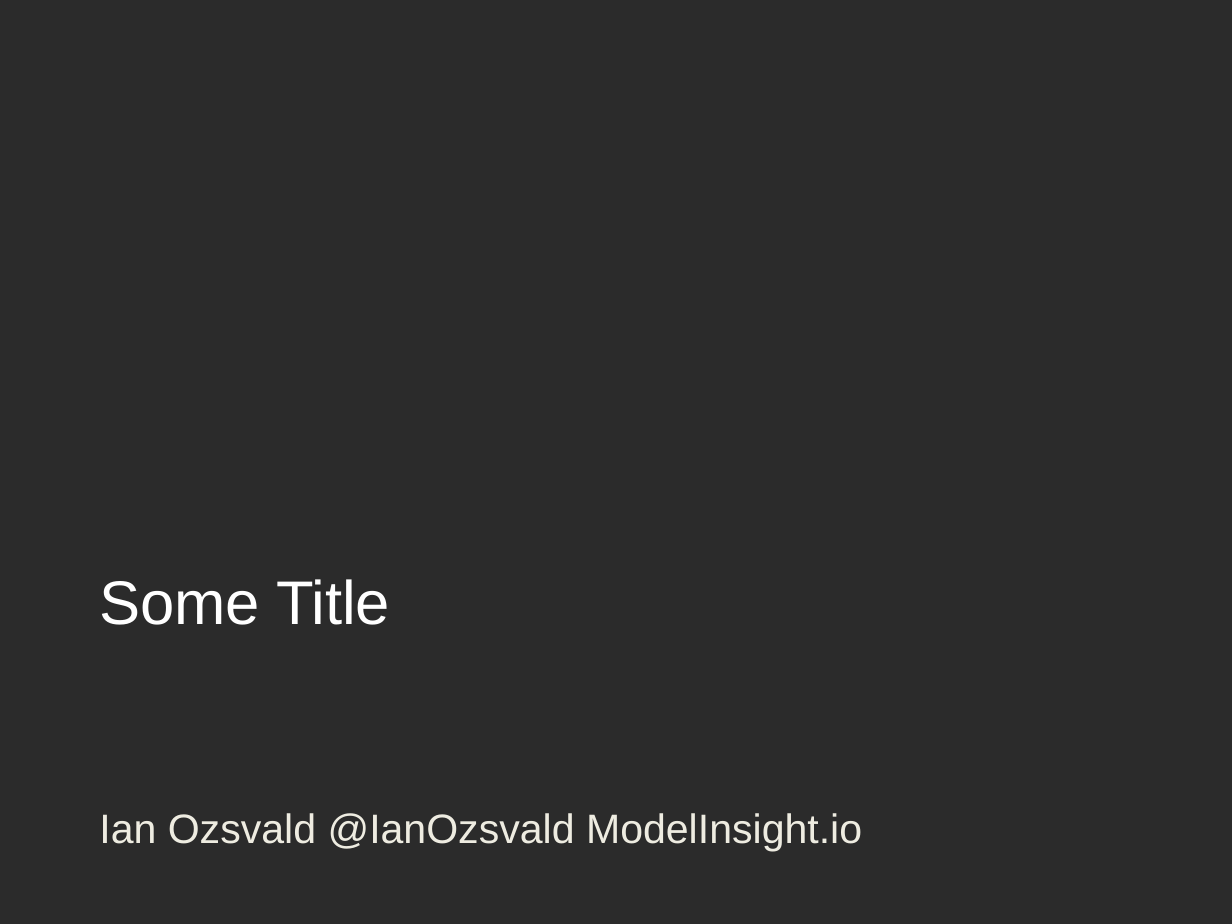
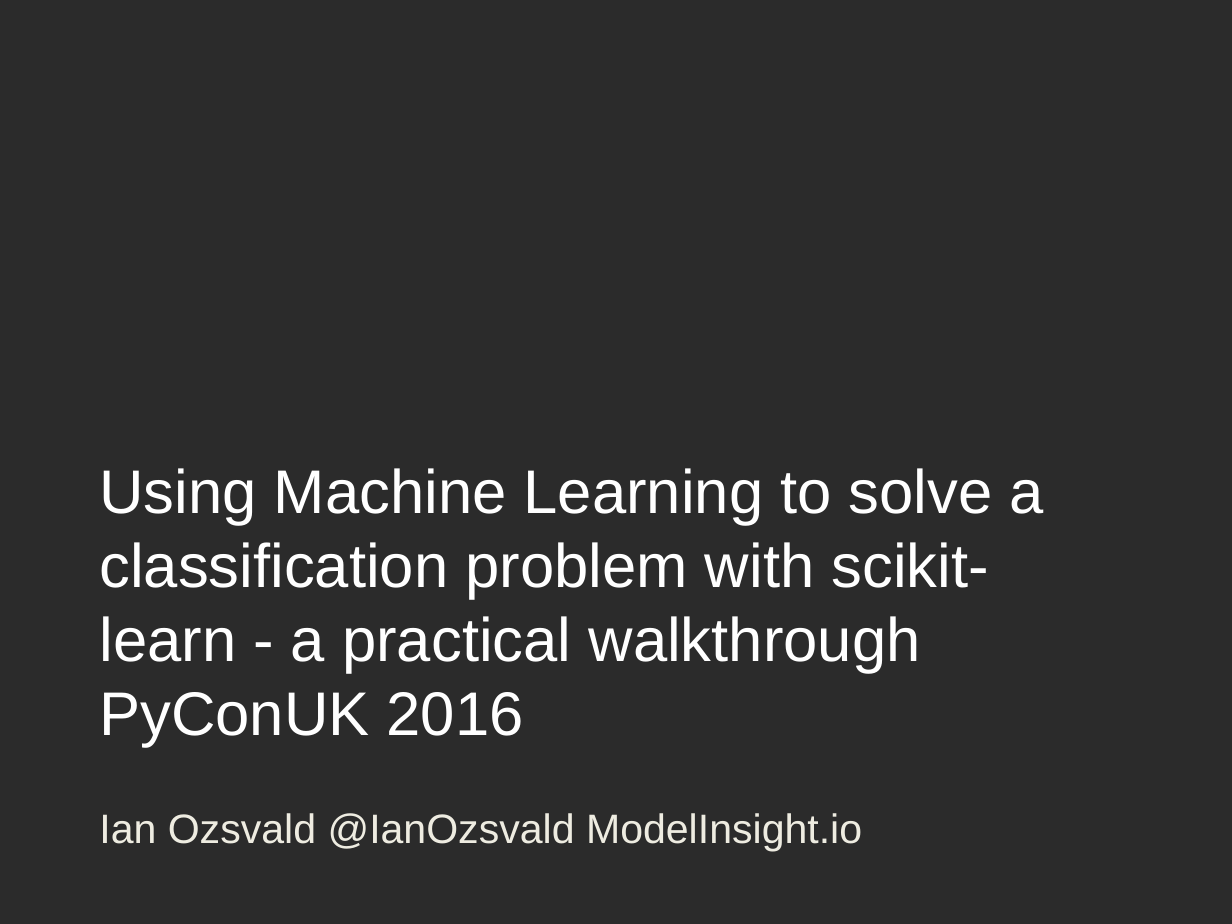
Before and after one commit to ianozsvald/pyconuk_using_sklearn_classification, a slide deck: slide 1 of PyConUK2016_ML_Ian.odp. Drawn at 1232x924 pixels with LibreOffice and Linux fonts; fonts in the diff are those of the drawing; background and template pictures are left out; a plain dark background stands for a picture behind light text. Boxes give left, top, right and bottom in pixels: in the first picture for what was removed or moved away, otherwise in the second. Text is boxed around its words. In the diff, an @@ line names an element or a change of style, - is before the commit and + after.

```diff
--- a/PyConUK2016_ML_Ian.odp
+++ b/PyConUK2016_ML_Ian.odp
@@ text at (99, 468, 1044, 747): text changed @@
-Some Title
+Using Machine Learning to solve a classification problem with scikit-learn - a practical walkthrough
+PyConUK 2016
```
Also in this commit, not shown: 1 other slide changed, 7 slides added, 4 slides removed, 1 other file.
